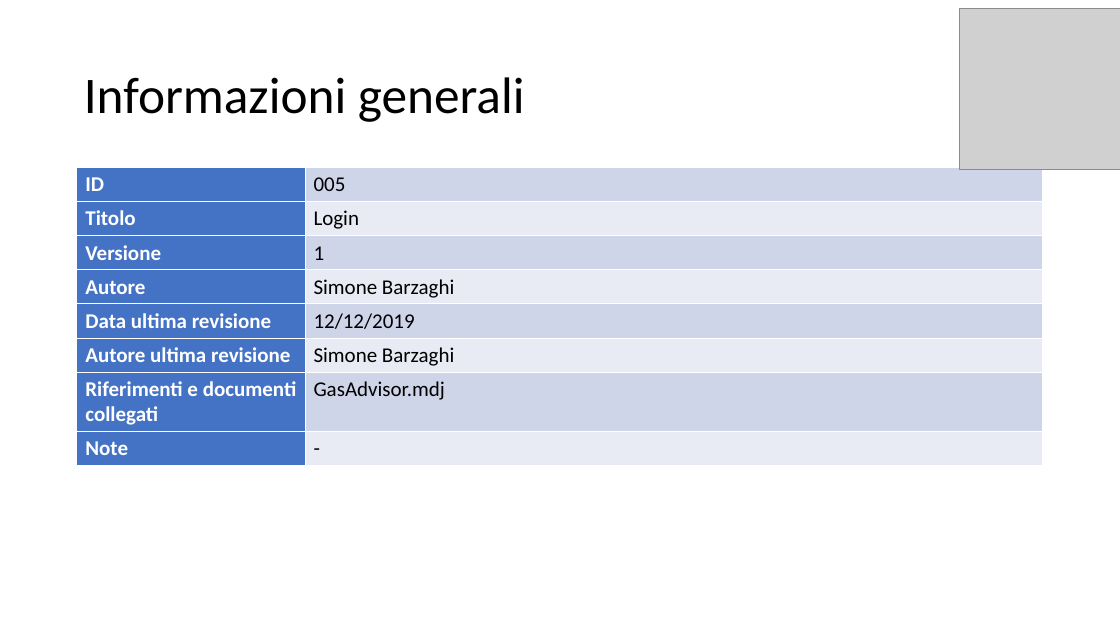
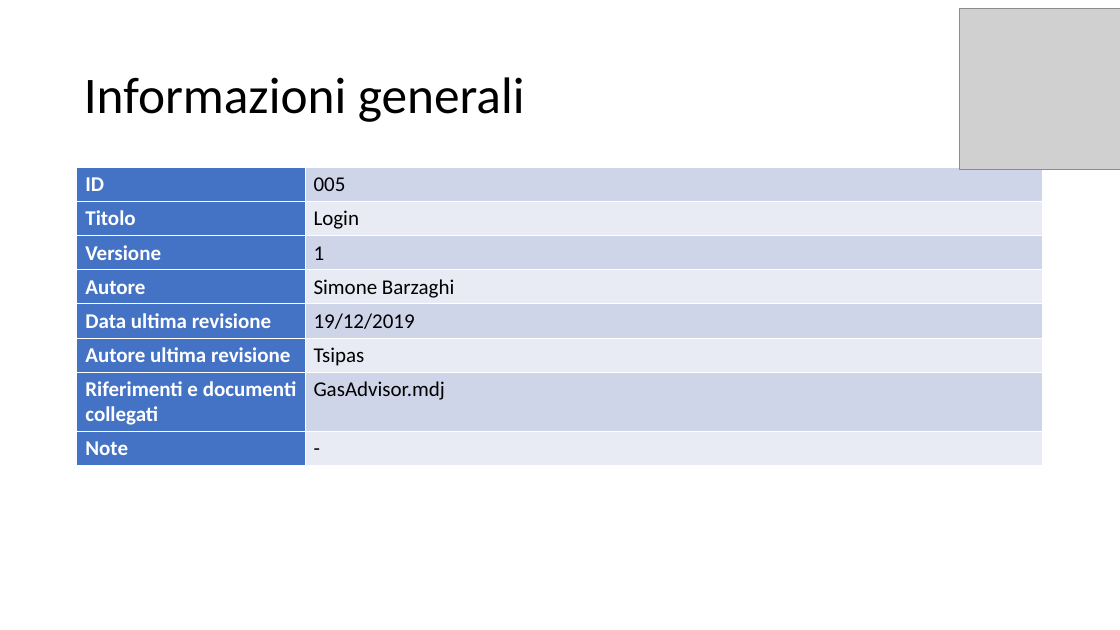
Before and after one commit to itsar19-20/gas, a slide deck: slide 2 of docs/analisi/Template use case/Template Use Case - Login.pptx. Drawn at 1120x630 pixels with LibreOffice and Linux fonts; fonts in the diff are those of the drawing; grey boxes stand for pictures. Boxes give left, top, right and bottom in pixels: in the first picture for what was removed or moved away, otherwise in the second. Text is boxed around its words. In the diff, an @@ line names an element or a change of style, - is before the commit and + after.

```diff
--- a/docs/analisi/Template use case/Template Use Case - Login.pptx
+++ b/docs/analisi/Template use case/Template Use Case - Login.pptx
@@ table at <box>77,168,1044,465</box> @@
-row 5, column 2: 12/12/2019
+row 5, column 2: 19/12/2019
-row 6, column 2: Simone Barzaghi
+row 6, column 2: Tsipas
```
Also in this commit, not shown: 1 other slide changed, 8 other files.
